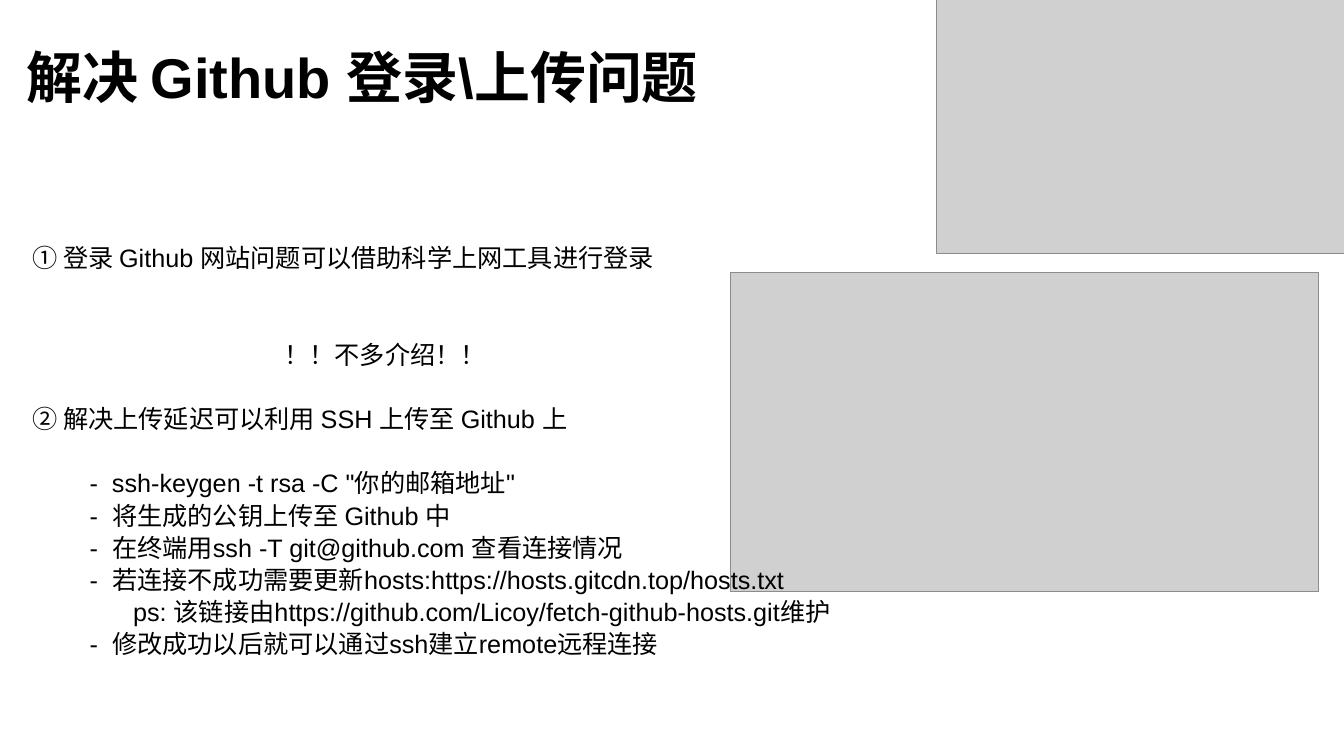
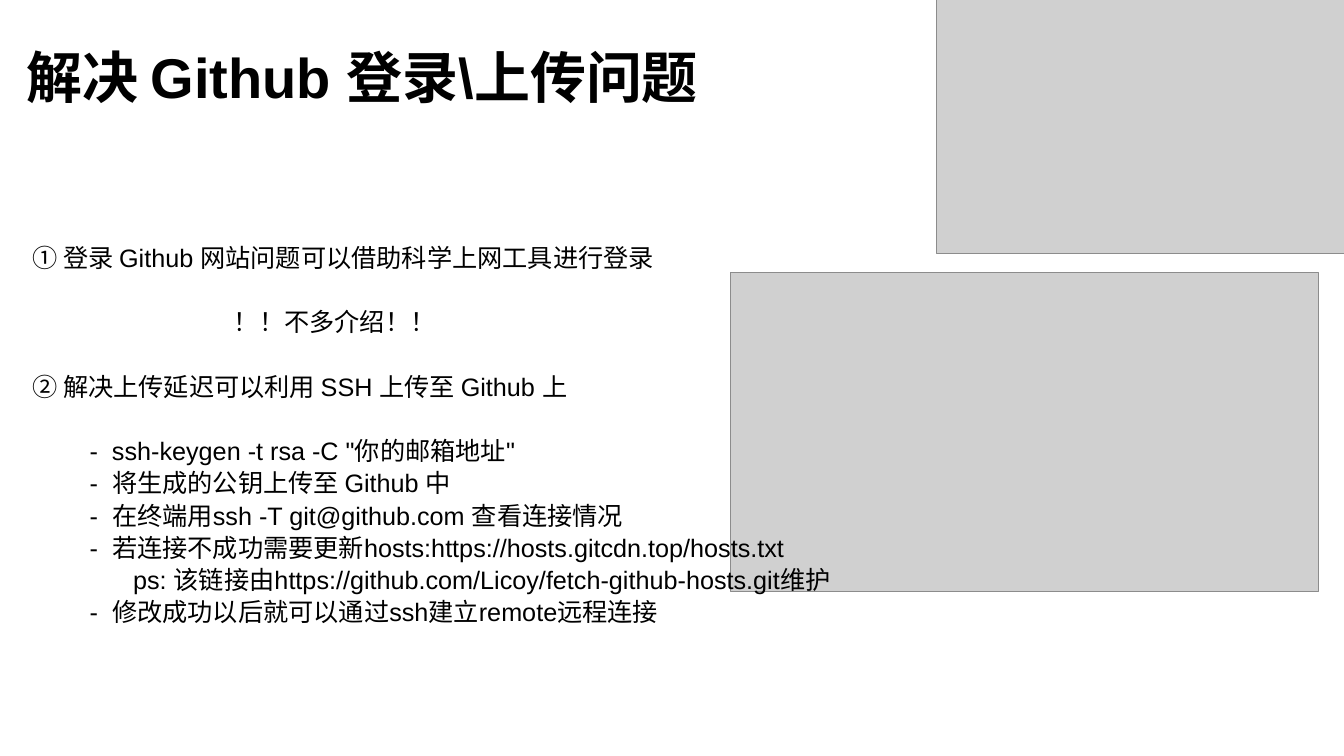
Before and after one commit to dioff/learning_pytorch, a slide deck: slide 2 of PPT/CNN详解.pptx. Drawn at 1344x756 pixels with LibreOffice and Linux fonts; fonts in the diff are those of the drawing; grey boxes stand for pictures. Boxes give left, top, right and bottom in pixels: in the first picture for what was removed or moved away, otherwise in the second. Text is boxed around its words. In the diff, an @@ line names an element or a change of style, - is before the commit and + after.

```diff
--- a/PPT/CNN详解.pptx
+++ b/PPT/CNN详解.pptx
@@ text at (234, 310, 436, 333): list level 2 to 1 in "！！不多介绍！！" @@
```
Also in this commit, not shown: 1 other slide changed, 8 other files.
